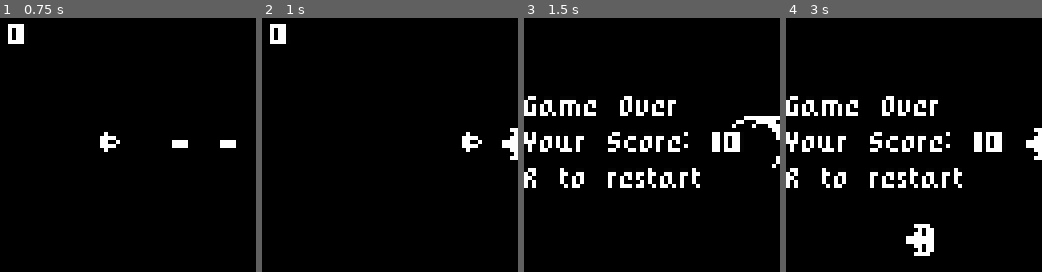
Above: before the commit, frames 1-4 (left to right).
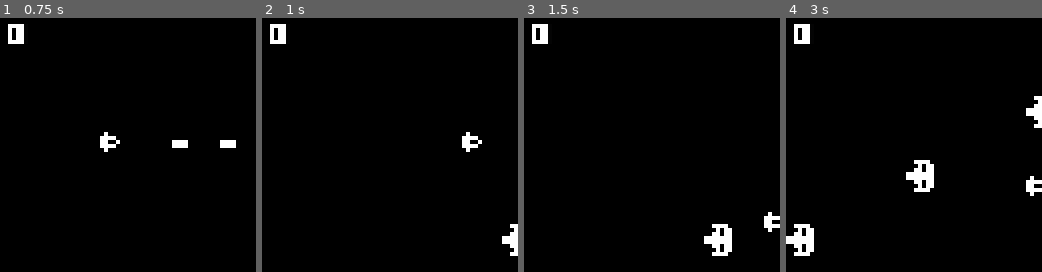
Above: after the commit, the same moments.

Repository: wishopt/64x64-Space-Shooter
Game: Godot game, scene res://scenes/World.tscn
Same seed, same stepped clock (60 frames per second), same inputs: the game is played once before the commit and once after it. The engine's default icon, where the game draws it, is replaced by a stand-in: a white triangle on a blue panel in a dark square.
Inputs:
- Up to frame 1 (0.75 s): tap Enter at 0.5 s; hold D (right) from 0.53 s (still down); tap Space (shoot) at 0.6 s
- Up to frame 2 (1 s): keep holding D (right)
- Up to frame 3 (1.5 s): release D (right) at 1.28 s; hold S (down) from 1.28 s (still down); tap Space (shoot) at 1.35 s
- Up to frame 4 (3 s): release S (down) at 2.03 s; hold D (right) 2.03-2.78 s; tap Space (shoot) at 2.1, 2.85 s; hold W (up) from 2.78 s (still down)

Frame 1 is identical in both runs. In frame 2, 0.9% of the frame differs, in the area x 93-100%, y 43-94%; in frame 3, 8.1%; in frame 4, 9.6%, in the area x 0-100%, y 2-94%.

Commit message:
Increase number of spawn points

Diff:
--- a/scenes/EnemySpawner.tscn
+++ b/scenes/EnemySpawner.tscn
@@ -13,9 +13,12 @@
 position = Vector2( 64, 8 )
 
 [node name="Spawn2" type="Position2D" parent="SpawnPoints"]
-position = Vector2( 64, 32 )
+position = Vector2( 64, 24 )
 
 [node name="Spawn3" type="Position2D" parent="SpawnPoints"]
+position = Vector2( 64, 40 )
+
+[node name="Spawn4" type="Position2D" parent="SpawnPoints"]
 position = Vector2( 64, 56 )
 
 [node name="Timer" type="Timer" parent="."]
